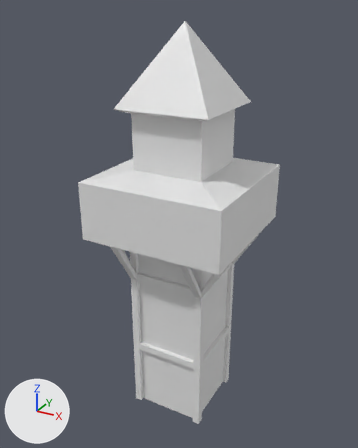
Renders of the Blender file 3DModels/BlendFiles/tour_archer_age1.blend from each side of a commit.
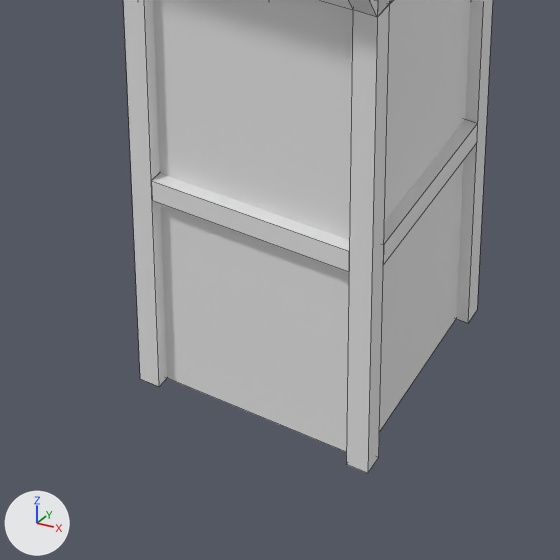
Each version appears first whole from a camera (50 mm lens) standing at (3.02, -5.65, 5.76) and looking at (-0.09, 0.01, 2.93), and next in a close-up on the part from 27% to 70% of the width and 66% to 100% of the height. Arrows for +X, +Y and +Z are at lower left; the lights stay in place. The close-ups show mesh edges as thin lines. Materials are left out; every surface is plain grey.
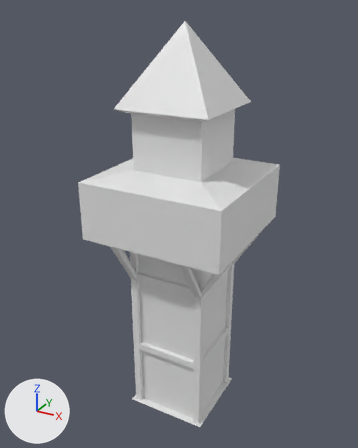
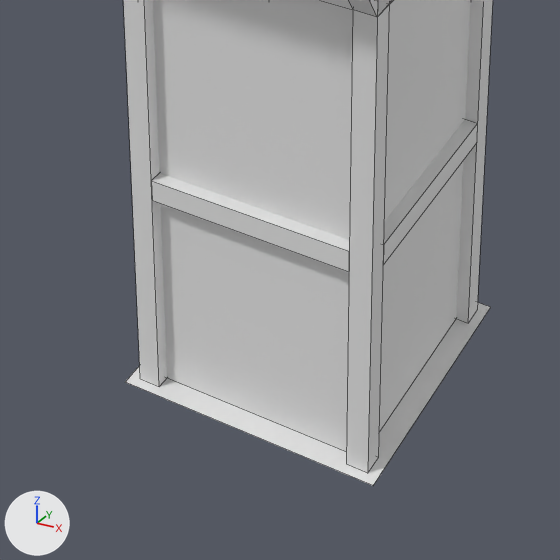
The change, as JSON lines over the scene's bpy script:
```json
{"block": "me_plane_001", "where": "me_plane_001.from_pydata(...)  # 153 vertices, 153 faces; spans x -1.0..1.0, y -1.0..1.0, z 0.0..5.6"}
{"block": "me_plane_001", "where": "# used by ob_plane; location = (0.0, 0.0, 0.0)"}
{"block": "me_plane_001", "where": "# verts and faces of me_plane_001; kept vertices keep their numbers, new ones are numbered from 153"}
{"block": "me_plane_001", "change": "me_plane_001 part 1"}
{"op": "add", "block": "me_plane_001", "code": "verts[153] = (0.61, -0.61, 0.0)  # pixel (373, 485)"}
{"op": "add", "block": "me_plane_001", "code": "verts[154] = (-0.61, -0.61, 0.0)  # pixel (125, 382)"}
{"op": "add", "block": "me_plane_001", "code": "verts[155] = (0.61, 0.61, 0.0)  # pixel (490, 307)"}
{"op": "add", "block": "me_plane_001", "code": "verts[156] = (-0.61, 0.61, 0.0)"}
{"op": "add", "block": "me_plane_001", "code": "faces += [(153, 155, 156, 154)]"}
```

Boxes [x1, y1, x2, y2] around the edits, measured in the close-ups (560 x 560 px):
```json
{"object": "Plane", "change": "reshaped", "before": [123, 0, 493, 473], "after": [123, 0, 493, 485]}
{"part": 1, "of": "me_plane_001", "change": "added", "after": [125, 302, 491, 485]}
```
